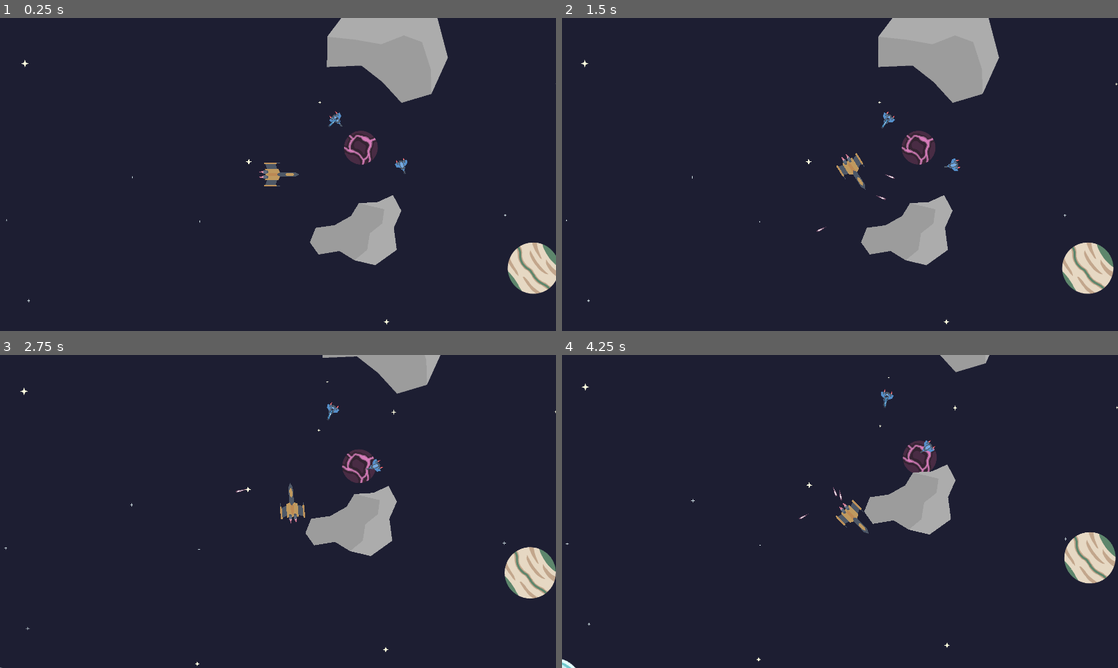
Above: before the commit, frames 1-4 (two rows, left to right).
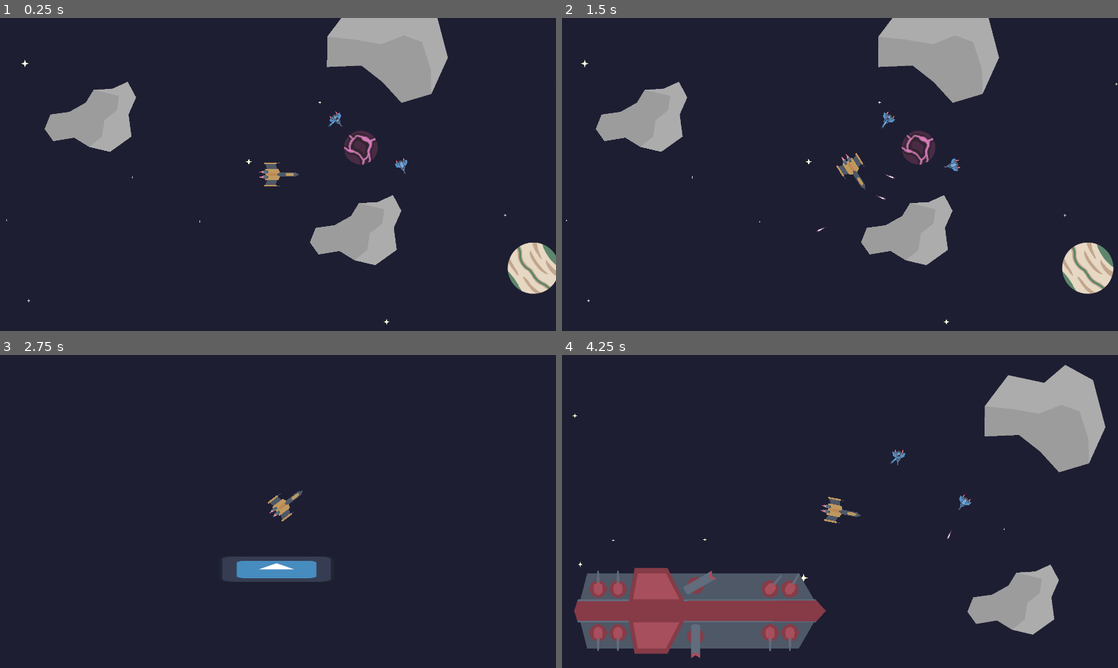
Above: after the commit, the same moments.

Repository: antax02/Ludum-Dare-58
Game: Godot game, scene res://scenes/levels/level_2.tscn
Two runs of this game, one before a commit and one after it. Both use one fixed random seed, a clock stepped at 60 frames per second and the inputs below. This scene is started directly instead of the project's main scene. The engine's default icon, where the game draws it, is replaced by a stand-in: a white triangle on a blue panel in a dark square.
Inputs (mouse positions are in pixels of both pictures, inside the frame that each line leads up to):
- Up to frame 1 (0.25 s): no input
- Up to frame 2 (1.5 s): move the mouse to (962, 158) at 0.52 s; hold Space (thrust) 0.53-1.28 s; hold Right mouse button (dash) 0.53-1.28 s; move the mouse to (728, 190) at 1.27 s; click (728, 190) at 1.35 s
- Up to frame 3 (2.75 s): move the mouse to (333, 442) at 2.02 s; hold Space (thrust) from 2.03 s (still down); hold Right mouse button (dash) from 2.03 s (still down)
- Up to frame 4 (4.25 s): move the mouse to (812, 574) at 2.77 s; release Right mouse button (dash) at 2.78 s; click (812, 574) at 2.85 s; move the mouse to (1006, 558) at 3.52 s; release Space (thrust) at 3.53 s; hold Right mouse button (dash) from 3.53 s (still down)

The runs differ from the first frame. In frame 1, 2.2% of the frame differs, in the area x 8-25%, y 20-43%; in frame 2, 2.2%; in frame 3, 7.0%; in frame 4, 22%, in the area x 0-100%, y 0-100%.
Error before the commit: Invalid assignment of property or key 'visible' with value of type 'bool' on a base object of type 'null instance'. (res://exit.gd:8)

Commit message:
Refactor level exit logic and add shop transition
Replaced LevelManager with a new Global singleton to track current level. Refactored exit logic into exit_zone.gd and shop_exit_zone.gd scripts, enabling transitions between levels and shop scenes. Updated level scenes to use ExitZone and ShopExitZone nodes, removed obsolete exit and UI files, and reorganized UI scripts. This improves scene transitions and centralizes level state management.

Diff:
--- a/exit.gd
+++ /dev/null
@@ -1,8 +0,0 @@
-extends Area2D
-
-@onready var exit_ui: Control = $"../CanvasLayer2/ExitUi"
-
-func _on_body_entered(body: Node2D) -> void:
-	if body.is_in_group("player"):
-		LevelManager.level_num += 1
-		exit_ui.visible = true
--- a/project.godot
+++ b/project.godot
@@ -18,8 +18,8 @@
 [autoload]
 
 MoneyManager="*res://scripts/global/money_manager.gd"
-LevelManager="*res://scripts/global/level_manager.gd"
 ButtonStyler="*res://scripts/global/button_styler.gd"
+Global="*res://scripts/global/global.gd"
 
 [display]
 
--- a/scenes/levels/level_1.tscn
+++ b/scenes/levels/level_1.tscn
@@ -9,10 +9,9 @@
 [ext_resource type="PackedScene" uid="uid://cord2n1qox8nr" path="res://scenes/environment/asteroid_01.tscn" id="7_7nomh"]
 [ext_resource type="PackedScene" uid="uid://dtmq1kbcfmtda" path="res://scenes/enemies/bosses/gunship.tscn" id="8_1s4pk"]
 [ext_resource type="PackedScene" uid="uid://b1jmqixrhgh6r" path="res://scenes/ui/death.tscn" id="9_x2xxo"]
-[ext_resource type="PackedScene" uid="uid://bu470xwrb73hy" path="res://scenes/levels/next_level/exit.tscn" id="10_2cbcq"]
-[ext_resource type="PackedScene" uid="uid://vcm07tfr8thp" path="res://scenes/ui/exit_ui.tscn" id="11_2os1m"]
+[ext_resource type="PackedScene" uid="uid://bu470xwrb73hy" path="res://scenes/levels/next_level/exit_zone.tscn" id="10_2cbcq"]
 
-[node name="World" type="Node2D"]
+[node name="Level1" type="Node2D"]
 
 [node name="Player" parent="." instance=ExtResource("1_2y5yt")]
 position = Vector2(3, 18)
@@ -38,9 +37,4 @@
 visible = false
 
 [node name="ExitZone" parent="." instance=ExtResource("10_2cbcq")]
-position = Vector2(7, 404)
-
-[node name="CanvasLayer2" type="CanvasLayer" parent="."]
-
-[node name="ExitUi" parent="CanvasLayer2" instance=ExtResource("11_2os1m")]
-visible = false
+position = Vector2(-35, 251)
--- a/scenes/levels/level_2.tscn
+++ b/scenes/levels/level_2.tscn
@@ -7,11 +7,10 @@
 [ext_resource type="PackedScene" uid="uid://bgnv5cfrcvbxm" path="res://scenes/environment/star_01.tscn" id="5_r88tb"]
 [ext_resource type="PackedScene" uid="uid://dbflqjs1eqg7f" path="res://scenes/environment/star_02.tscn" id="6_1yj8c"]
 [ext_resource type="PackedScene" uid="uid://cord2n1qox8nr" path="res://scenes/environment/asteroid_01.tscn" id="7_ndlae"]
-[ext_resource type="PackedScene" uid="uid://dtmq1kbcfmtda" path="res://scenes/enemies/bosses/gunship.tscn" id="8_v8d84"]
 [ext_resource type="PackedScene" uid="uid://b1jmqixrhgh6r" path="res://scenes/ui/death.tscn" id="9_gw1l3"]
-[ext_resource type="PackedScene" uid="uid://bu470xwrb73hy" path="res://scenes/levels/next_level/exit.tscn" id="10_p4se4"]
+[ext_resource type="PackedScene" uid="uid://bu470xwrb73hy" path="res://scenes/levels/next_level/exit_zone.tscn" id="10_p4se4"]
 
-[node name="World" type="Node2D"]
+[node name="Level2" type="Node2D"]
 
 [node name="Player" parent="." instance=ExtResource("1_qsp8v")]
 position = Vector2(3, 18)
@@ -26,12 +25,7 @@
 stars = Array[PackedScene]([ExtResource("5_r88tb"), ExtResource("6_1yj8c")])
 
 [node name="Asteroid01" parent="." instance=ExtResource("7_ndlae")]
-visible = false
-position = Vector2(506, 178)
-
-[node name="Gunship" parent="." instance=ExtResource("8_v8d84")]
-visible = false
-position = Vector2(-495, -164)
+position = Vector2(-581, -157)
 
 [node name="CanvasLayer" type="CanvasLayer" parent="."]
 
@@ -39,4 +33,4 @@
 visible = false
 
 [node name="ExitZone" parent="." instance=ExtResource("10_p4se4")]
-position = Vector2(-1, 338)
+position = Vector2(-111, 234)
--- a/scenes/levels/level_3.tscn
+++ b/scenes/levels/level_3.tscn
@@ -6,12 +6,19 @@
 [ext_resource type="PackedScene" uid="uid://dp0fvfymjk8d1" path="res://scenes/environment/environment.tscn" id="4_qi5uv"]
 [ext_resource type="PackedScene" uid="uid://bgnv5cfrcvbxm" path="res://scenes/environment/star_01.tscn" id="5_f6egh"]
 [ext_resource type="PackedScene" uid="uid://dbflqjs1eqg7f" path="res://scenes/environment/star_02.tscn" id="6_t4txi"]
-[ext_resource type="PackedScene" uid="uid://cord2n1qox8nr" path="res://scenes/environment/asteroid_01.tscn" id="7_apo5x"]
 [ext_resource type="PackedScene" uid="uid://dtmq1kbcfmtda" path="res://scenes/enemies/bosses/gunship.tscn" id="8_josfm"]
 [ext_resource type="PackedScene" uid="uid://b1jmqixrhgh6r" path="res://scenes/ui/death.tscn" id="9_lgrx1"]
-[ext_resource type="PackedScene" uid="uid://bu470xwrb73hy" path="res://scenes/levels/next_level/exit.tscn" id="10_2bnyt"]
 
-[node name="World" type="Node2D"]
+[sub_resource type="GDScript" id="GDScript_ugcn1"]
+script/source = "extends Node2D
+
+
+func _on_exit_zone_body_entered(body: Node2D) -> void:
+	pass # Replace with function body.
+"
+
+[node name="Level3" type="Node2D"]
+script = SubResource("GDScript_ugcn1")
 
 [node name="Player" parent="." instance=ExtResource("1_pimnq")]
 position = Vector2(3, 18)
@@ -26,9 +33,6 @@
 position = Vector2(330, 112)
 stars = Array[PackedScene]([ExtResource("5_f6egh"), ExtResource("6_t4txi")])
 
-[node name="Asteroid01" parent="." instance=ExtResource("7_apo5x")]
-position = Vector2(-169, -103)
-
 [node name="Gunship" parent="." instance=ExtResource("8_josfm")]
 position = Vector2(-645, 361)
 
@@ -36,6 +40,3 @@
 
 [node name="Death" parent="CanvasLayer" groups=["death"] instance=ExtResource("9_lgrx1")]
 visible = false
-
-[node name="ExitZone" parent="." instance=ExtResource("10_2bnyt")]
-position = Vector2(317, 407)
--- a/scenes/levels/next_level/exit.tscn
+++ b/scenes/levels/next_level/exit_zone.tscn
@@ -1,14 +1,14 @@
 [gd_scene load_steps=3 format=3 uid="uid://bu470xwrb73hy"]
 
-[ext_resource type="Script" uid="uid://cuqij5w5tbe3j" path="res://exit.gd" id="1_l0aq0"]
+[ext_resource type="Script" uid="uid://71di2rojldlm" path="res://scripts/exit_zone.gd" id="1_0nj3s"]
 
 [sub_resource type="RectangleShape2D" id="RectangleShape2D_38eme"]
 size = Vector2(297, 78)
 
 [node name="ExitZone" type="Area2D" groups=["exit"]]
-script = ExtResource("1_l0aq0")
+script = ExtResource("1_0nj3s")
 
-[node name="zone" type="CollisionShape2D" parent="."]
+[node name="CollisionShape2D" type="CollisionShape2D" parent="."]
 shape = SubResource("RectangleShape2D_38eme")
 debug_color = Color(0.9691512, 0, 0.46634603, 0.41960785)
 
--- /dev/null
+++ b/scenes/levels/next_level/shop_exit_zone.tscn
@@ -0,0 +1,19 @@
+[gd_scene load_steps=4 format=3 uid="uid://bqpdull5vt8ke"]
+
+[ext_resource type="Script" uid="uid://djjptw1xp811d" path="res://scripts/shop_exit_zone.gd" id="1_xm78r"]
+[ext_resource type="Texture2D" uid="uid://dt87ji848s1gn" path="res://icon.svg" id="2_x8kgt"]
+
+[sub_resource type="RectangleShape2D" id="RectangleShape2D_s4brd"]
+size = Vector2(400, 90)
+
+[node name="ShopExitZone" type="Area2D"]
+script = ExtResource("1_xm78r")
+
+[node name="CollisionShape2D" type="CollisionShape2D" parent="."]
+shape = SubResource("RectangleShape2D_s4brd")
+
+[node name="Sprite2D" type="Sprite2D" parent="."]
+scale = Vector2(3.125, 0.71875)
+texture = ExtResource("2_x8kgt")
+
+[connection signal="body_entered" from="." to="." method="_on_body_entered"]
--- /dev/null
+++ b/scenes/levels/shop.tscn
@@ -0,0 +1,12 @@
+[gd_scene load_steps=3 format=3 uid="uid://kck2gexb5vkx"]
+
+[ext_resource type="PackedScene" uid="uid://dlukhtdc5xlsr" path="res://scenes/player/player.tscn" id="1_jwwn2"]
+[ext_resource type="PackedScene" uid="uid://bqpdull5vt8ke" path="res://scenes/levels/next_level/shop_exit_zone.tscn" id="2_f1n2c"]
+
+[node name="Shop" type="Node2D"]
+
+[node name="Player" parent="." instance=ExtResource("1_jwwn2")]
+position = Vector2(3, 4)
+
+[node name="ShopExitZone" parent="." instance=ExtResource("2_f1n2c")]
+position = Vector2(-2, 196)
--- a/scenes/ui/exit_ui.tscn
+++ /dev/null
@@ -1,41 +0,0 @@
-[gd_scene load_steps=2 format=3 uid="uid://vcm07tfr8thp"]
-
-[ext_resource type="Script" uid="uid://jjxdu52l1ejc" path="res://scripts/ui/exit_ui.gd" id="1_1oqrs"]
-
-[node name="ExitUi" type="Control" groups=["exit"]]
-layout_mode = 3
-anchors_preset = 15
-anchor_right = 1.0
-anchor_bottom = 1.0
-grow_horizontal = 2
-grow_vertical = 2
-script = ExtResource("1_1oqrs")
-
-[node name="PanelContainer" type="PanelContainer" parent="."]
-layout_mode = 1
-anchors_preset = 15
-anchor_right = 1.0
-anchor_bottom = 1.0
-grow_horizontal = 2
-grow_vertical = 2
-
-[node name="VBoxContainer" type="VBoxContainer" parent="PanelContainer"]
-layout_mode = 2
-
-[node name="Label" type="Label" parent="PanelContainer/VBoxContainer"]
-layout_mode = 2
-theme_override_font_sizes/font_size = 150
-text = "Intervention"
-horizontal_alignment = 1
-
-[node name="MarginContainer" type="MarginContainer" parent="PanelContainer/VBoxContainer"]
-layout_mode = 2
-theme_override_constants/margin_top = 265
-
-[node name="Button" type="Button" parent="PanelContainer/VBoxContainer"]
-layout_mode = 2
-theme_override_font_sizes/font_size = 131
-text = "Continue
-"
-
-[connection signal="pressed" from="PanelContainer/VBoxContainer/Button" to="." method="_on_button_pressed"]
--- /dev/null
+++ b/scripts/exit_zone.gd
@@ -0,0 +1,24 @@
+extends Area2D
+
+func _on_body_entered(body: Node2D) -> void:
+	if body.is_in_group("player"):
+		var current_scene_file = get_tree().current_scene.scene_file_path
+		var file_name = current_scene_file.get_file().get_basename()  # e.g. "level_1"
+
+		# Parse level number correctly
+		var level_number = file_name.substr("level_".length()).to_float()
+		Global.current_level = level_number
+
+		var next_level_number = level_number + 0.5
+
+		var next_scene_path: String
+		if int(next_level_number) != next_level_number:
+			next_scene_path = "res://scenes/levels/shop.tscn"
+		else:
+			next_scene_path = "res://scenes/levels/level_" + str(int(next_level_number)) + ".tscn"
+
+		call_deferred("_change_scene", next_scene_path)
+
+
+func _change_scene(path: String) -> void:
+	get_tree().change_scene_to_file(path)
--- /dev/null
+++ b/scripts/global/global.gd
@@ -0,0 +1,3 @@
+extends Node
+
+var current_level: float = 1.0
--- a/scripts/global/level_manager.gd
+++ /dev/null
@@ -1,4 +0,0 @@
-extends Node
-
-var level_num = 1
-var next_level = "level_" + str(level_num)
--- /dev/null
+++ b/scripts/shop_exit_zone.gd
@@ -0,0 +1,15 @@
+extends Area2D
+
+func _on_body_entered(body: Node2D) -> void:
+	if body.is_in_group("player"):
+		# Increment current level because the player finished the previous one
+		Global.current_level += 1
+
+		var next_level_path = "res://scenes/levels/level_" + str(int(Global.current_level)) + ".tscn"
+
+		# Use deferred call to avoid physics callback error
+		call_deferred("_change_scene", next_level_path)
+
+
+func _change_scene(path: String) -> void:
+	get_tree().change_scene_to_file(path)
Not shown, removed: exit.gd.uid
Not shown: 1 places in scenes/levels/level_1.tscn that only renumber resources
Not shown: 1 places in scenes/levels/level_2.tscn that only renumber resources
Not shown: 1 places in scenes/levels/level_3.tscn that only renumber resources
Not shown, added: scripts/exit_zone.gd.uid
Not shown, added: scripts/global/global.gd.uid
Not shown, removed: scripts/global/level_manager.gd.uid
Not shown, added: scripts/shop_exit_zone.gd.uid
Renamed: scripts/ui/exit_ui.gd -> scripts/ui/exit/exit_ui_1.gd
Renamed: scripts/ui/exit_ui.gd.uid -> scripts/ui/exit/exit_ui_1.gd.uid
